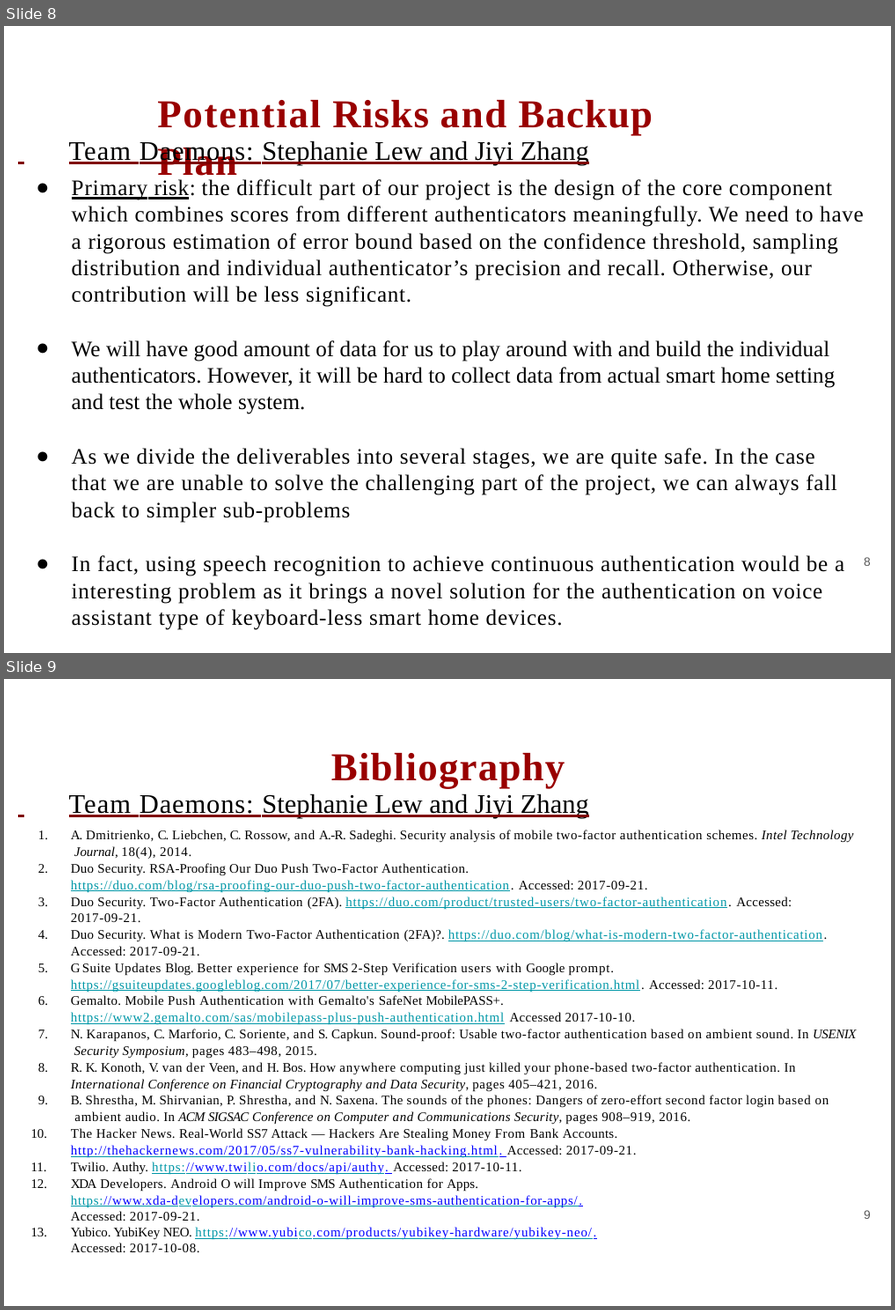
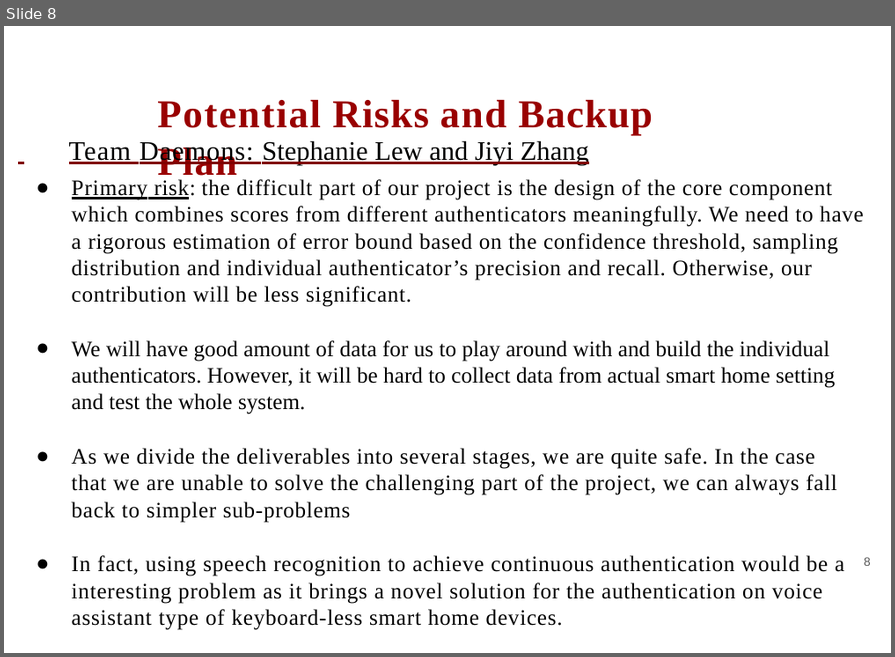
Before and after one commit to slewyh/iot-sec, a slide deck: docs/sow_slides.pptx. Shown one above the other, each under a label of ours: slides 8 and 9 before the commit, slide 8 after it. The pictures are 895x1310 and 895x657 pixels, drawn with LibreOffice and Linux fonts; fonts in the diff are those of the drawing. Boxes give left, top, right and bottom in pixels: in the first picture for what was removed or moved away, otherwise in the second. Text is boxed around its words. In the diff, an @@ line names an element or a change of style, - is before the commit and + after.

```diff
--- a/docs/sow_slides.pptx
+++ b/docs/sow_slides.pptx
@@ slide 9 removed at (x1=4, y1=679, x2=891, y2=1306), background #FFFFFF @@
@@ title removed at (x1=331, y1=753, x2=565, y2=788) @@
-Bibliography
@@ text removed at (x1=69, y1=793, x2=589, y2=818) @@
-Team Daemons: Stephanie Lew and Jiyi Zhang
@@ text removed at (x1=71, y1=829, x2=856, y2=1239) @@
-1. A. Dmitrienko, C. Liebchen, C. Rossow, and A.-R. Sadeghi. Security analysis of mobile two-factor authentication schemes. Intel Technology Journal, 18(4), 2014.
-2. Duo Security. RSA-Proofing Our Duo Push Two-Factor Authentication.
-https://duo.com/blog/rsa-proofing-our-duo-push-two-factor-authentication. Accessed: 2017-09-21.
-3. Duo Security. Two-Factor Authentication (2FA). https://duo.com/product/trusted-users/two-factor-authentication. Accessed: 2017-09-21.
-4. Duo Security. What is Modern Two-Factor Authentication (2FA)?. https://duo.com/blog/what-is-modern-two-factor-authentication. Accessed: 2017-09-21.
-5. G Suite Updates Blog. Better experience for SMS 2-Step Verification users with Google prompt. https://gsuiteupdates.googleblog.com/2017/07/better-experience-for-sms-2-step-verification.html. Accessed: 2017-10-11.
-6. Gemalto. Mobile Push Authentication with Gemalto's SafeNet MobilePASS+. https://www2.gemalto.com/sas/mobilepass-plus-push-authentication.html Accessed 2017-10-10.
-7. N. Karapanos, C. Marforio, C. Soriente, and S. Capkun. Sound-proof: Usable two-factor authentication based on ambient sound. In USENIX Security Symposium, pages 483–498, 2015.
-8. R. K. Konoth, V. van der Veen, and H. Bos. How anywhere computing just killed your phone-based two-factor authentication. In
-International Conference on Financial Cryptography and Data Security, pages 405–421, 2016.
-9. B. Shrestha, M. Shirvanian, P. Shrestha, and N. Saxena. The sounds of the phones: Dangers of zero-effort second factor login based on ambient audio. In ACM SIGSAC Conference on Computer and Communications Security, pages 908–919, 2016.
-10. The Hacker News. Real-World SS7 Attack — Hackers Are Stealing Money From Bank Accounts. http://thehackernews.com/2017/05/ss7-vulnerability-bank-hacking.html. Accessed: 2017-09-21.
-11. Twilio. Authy. https://www.twilio.com/docs/api/authy. Accessed: 2017-10-11.
-12. XDA Developers. Android O will Improve SMS Authentication for Apps.
-https://www.xda-developers.com/android-o-will-improve-sms-authentication-for-apps/. Accessed: 2017-09-21.
-13. Yubico. YubiKey NEO. https://www.yubico.com/products/yubikey-hardware/yubikey-neo/. Accessed: 2017-10-08.
@@ text removed at (x1=864, y1=1210, x2=871, y2=1218) @@
-9
```
Also in this commit, not shown: 2 slides added, 3 other files.
